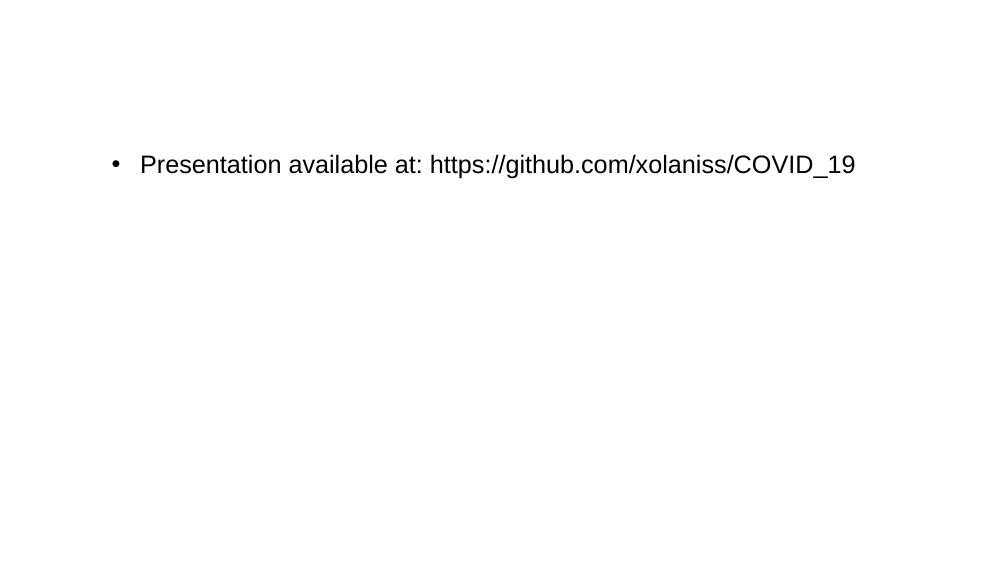
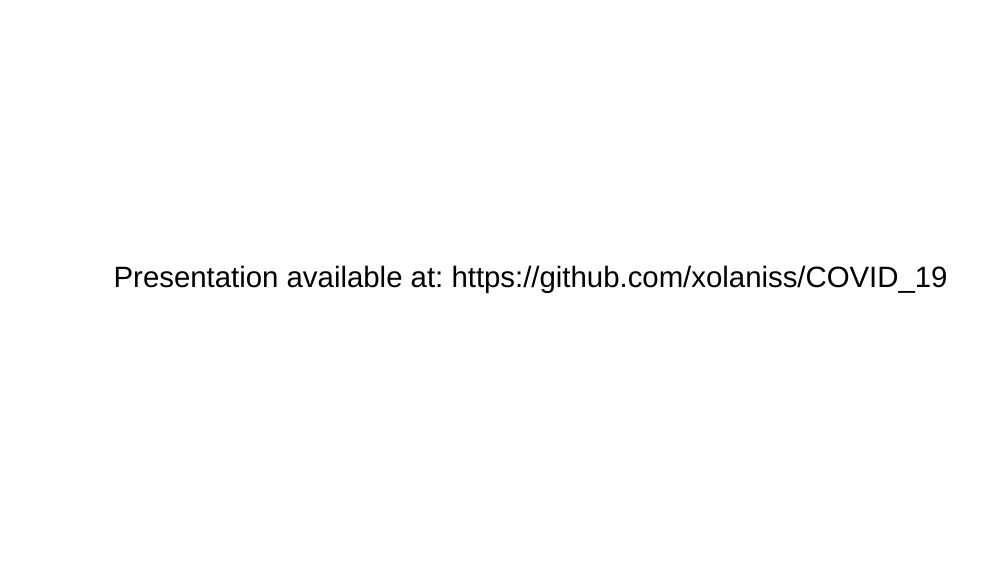
Before and after one commit to xolaniss/COVID_19, a slide deck: slide 15 of COVID-19 Economic Impact.pptx. Drawn at 1008x567 pixels with LibreOffice and Linux fonts; fonts in the diff are those of the drawing; background and template pictures are left out. Boxes give left, top, right and bottom in pixels: in the first picture for what was removed or moved away, otherwise in the second. Text is boxed around its words. In the diff, an @@ line names an element or a change of style, - is before the commit and + after.

Commit message:
Stimulus

```diff
--- a/COVID-19 Economic Impact.pptx
+++ b/COVID-19 Economic Impact.pptx
@@ text "Presentation available at: https://github.com/xolaniss/COVID ...": place and size @@
-text "Presentation available at: https://github.com/xolaniss/COVID ..." at [140,154,856,179]
+text "Presentation available at: https://github.com/xolaniss/COVID ..." at [114,265,948,293]
@@ text "Presentation available at: https://github.com/xolaniss/COVID ..." at [114,265,948,293]: size 24 to 28 pt; bullet • to none @@
```
